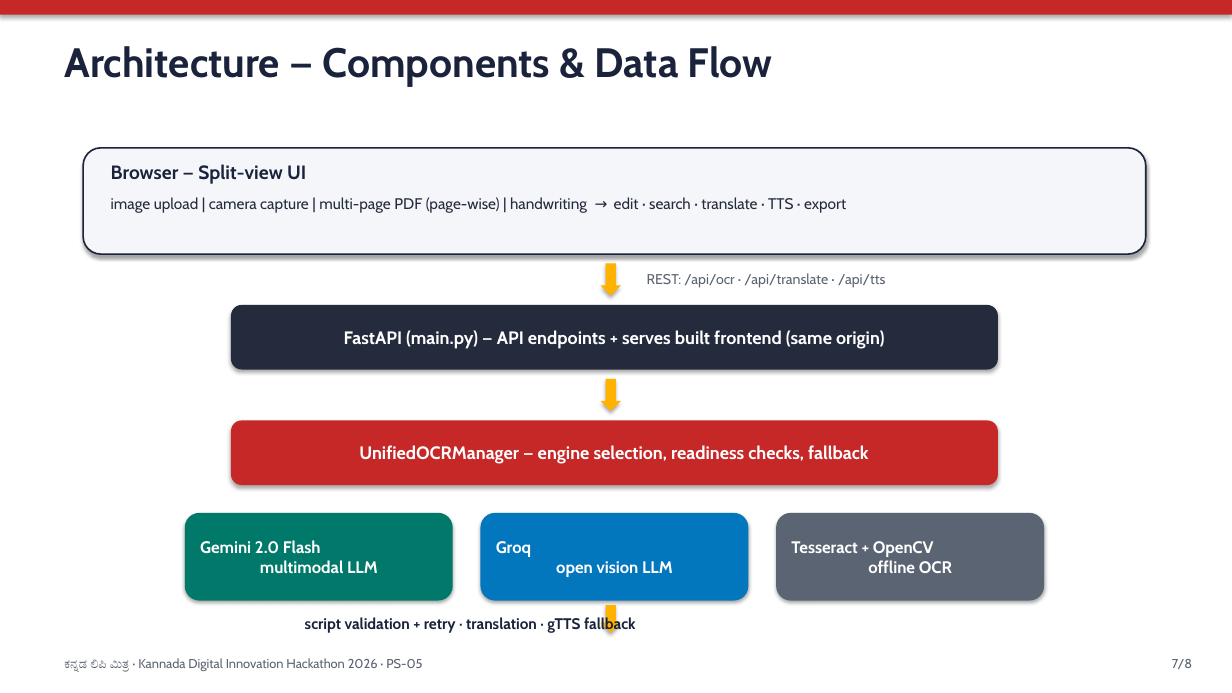
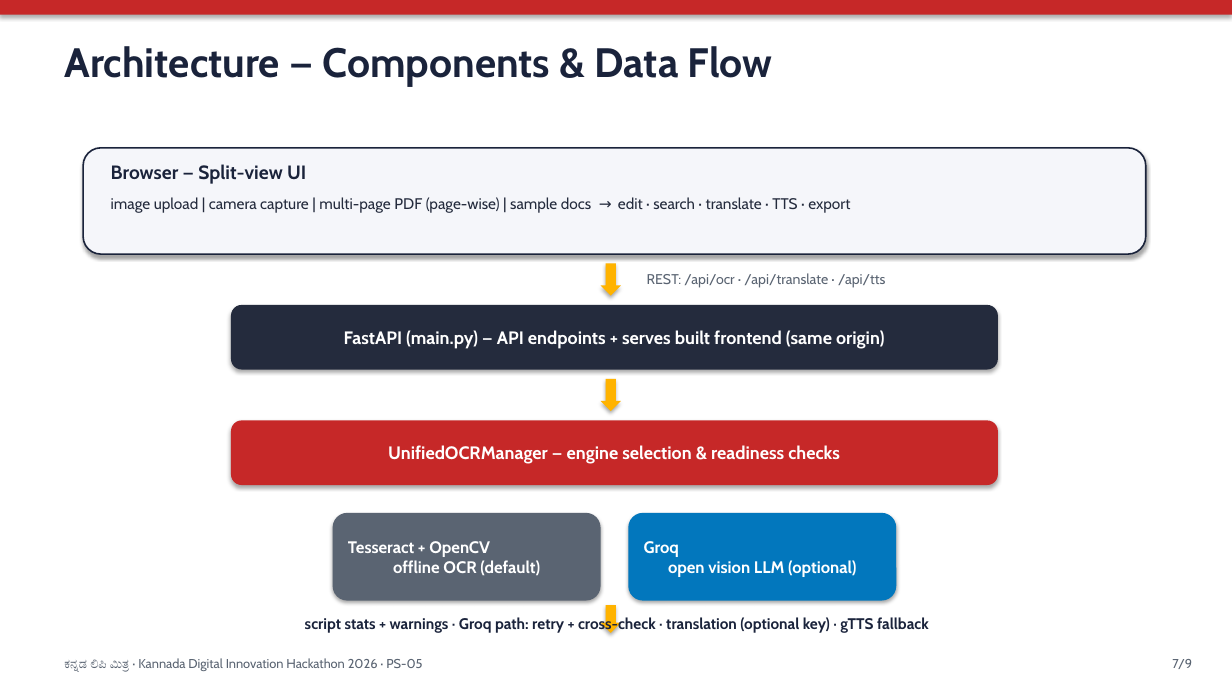
Before and after one commit to Ritika-Bhati-2266/Kannada-Text-Digitization, a slide deck: slide 7 of docs/Kannada_Lipi_Mitra_Presentation.pptx. Drawn at 1232x693 pixels with LibreOffice and Linux fonts; fonts in the diff are those of the drawing. Boxes give left, top, right and bottom in pixels: in the first picture for what was removed or moved away, otherwise in the second. Text is boxed around its words. In the diff, an @@ line names an element or a change of style, - is before the commit and + after.

Commit message:
feat: Docker runtime for Render, multi-stage image, honest accuracy docs
- render.yaml: runtime docker + dockerfilePath, drop native Python build
- Dockerfile: Node frontend build -> python:3.12-slim + tesseract-ocr-kan
- .dockerignore: exclude **/.env (backend/.env leak), .git, node_modules
- README: Docker deploy path, Measured Accuracy (4 synthetic, CER only)
- make_ppt: Docker tech stack; regenerate pptx; sample 4 labelled simulated

```diff
--- a/docs/Kannada_Lipi_Mitra_Presentation.pptx
+++ b/docs/Kannada_Lipi_Mitra_Presentation.pptx
@@ text at [111,197,850,213]: text changed @@
-image upload | camera capture | multi-page PDF (page-wise) | handwriting → edit · search · translate · TTS · export
+image upload | camera capture | multi-page PDF (page-wise) | sample docs → edit · search · translate · TTS · export
@@ text in rounded rectangle at [388,445,840,464]: text changed @@
-UnifiedOCRManager — engine selection, readiness checks, fallback
+UnifiedOCRManager — engine selection & readiness checks
@@ rounded rectangle removed at [185,513,453,601] @@
-Gemini 2.0 Flash
-multimodal LLM
@@ rounded rectangle "Tesseract + OpenCV offline OCR ...": place and size @@
-rounded rectangle "Tesseract + OpenCV offline OCR ..." at [776,513,1044,601]
+rounded rectangle "Tesseract + OpenCV offline OCR ..." at [333,513,601,601]
@@ rounded rectangle "Groq open vision LLM (optional)": place and size @@
-rounded rectangle "Groq open vision LLM (optional)" at [481,513,749,601]
+rounded rectangle "Groq open vision LLM (optional)" at [628,513,897,601]
@@ text in rounded rectangle at [348,541,540,576]: text changed @@
-Tesseract + OpenCV
-offline OCR
+Tesseract + OpenCV
+offline OCR (default)
@@ text in rounded rectangle at [644,541,856,577]: text changed @@
-Groq
-open vision LLM
+Groq
+open vision LLM (optional)
@@ text at [305,616,929,634]: text changed @@
-script validation + retry · translation · gTTS fallback
+script stats + warnings · Groq path: retry + cross-check · translation (optional key) · gTTS fallback
@@ text at [1172,659,1192,669]: text changed @@
-7/8
+7/9
```
Also in this commit, not shown: 6 other slides changed, 1 slide added, 26 other files.
